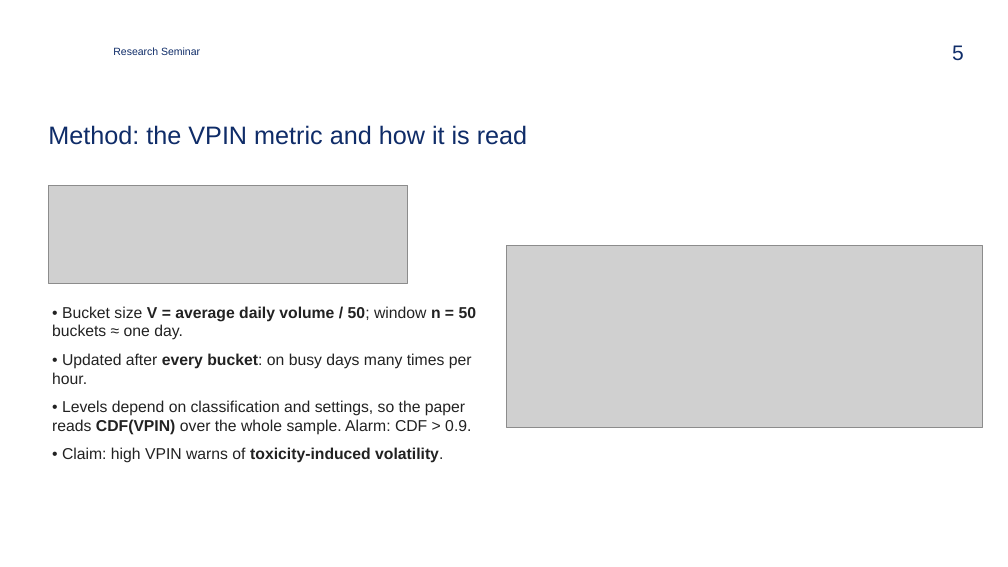
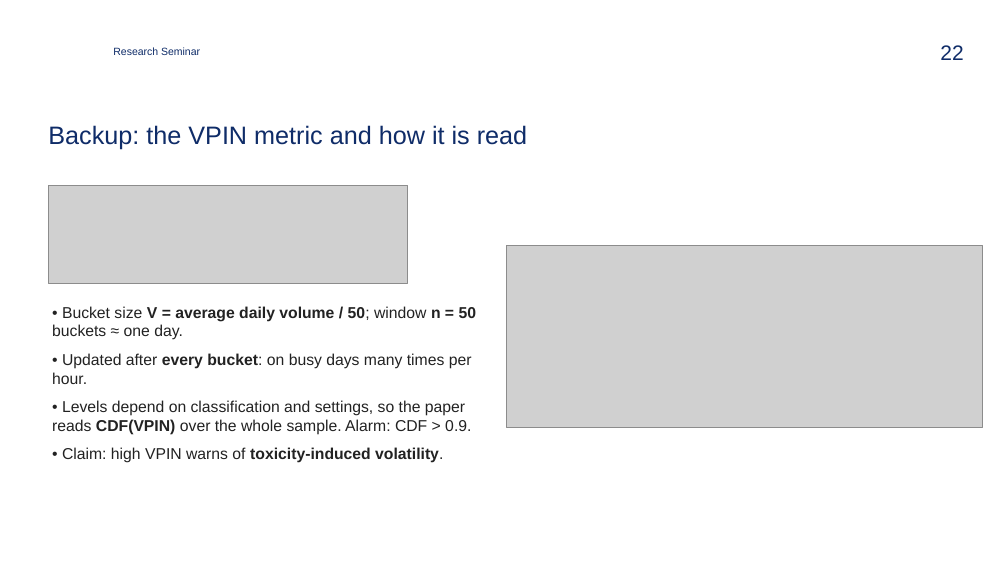
Before and after one commit to zavaz5/flow-toxicity-vpin, a slide deck: slide 22 of docs/presentation.pptx (slide 5 before the commit). Drawn at 1008x567 pixels with LibreOffice and Linux fonts; fonts in the diff are those of the drawing; grey boxes stand for pictures; background and template pictures are left out. Boxes give left, top, right and bottom in pixels: in the first picture for what was removed or moved away, otherwise in the second. Text is boxed around its words. In the diff, an @@ line names an element or a change of style, - is before the commit and + after.

```diff
--- a/docs/presentation.pptx
+++ b/docs/presentation.pptx
@@ page number at (940,45,963,60): text changed @@
-5
+22
@@ title at (48,125,527,150): text changed @@
-Method: the VPIN metric and how it is read
+Backup: the VPIN metric and how it is read
```
Also in this commit, not shown: 4 other slides changed, 6 slides added, 37 other files.
